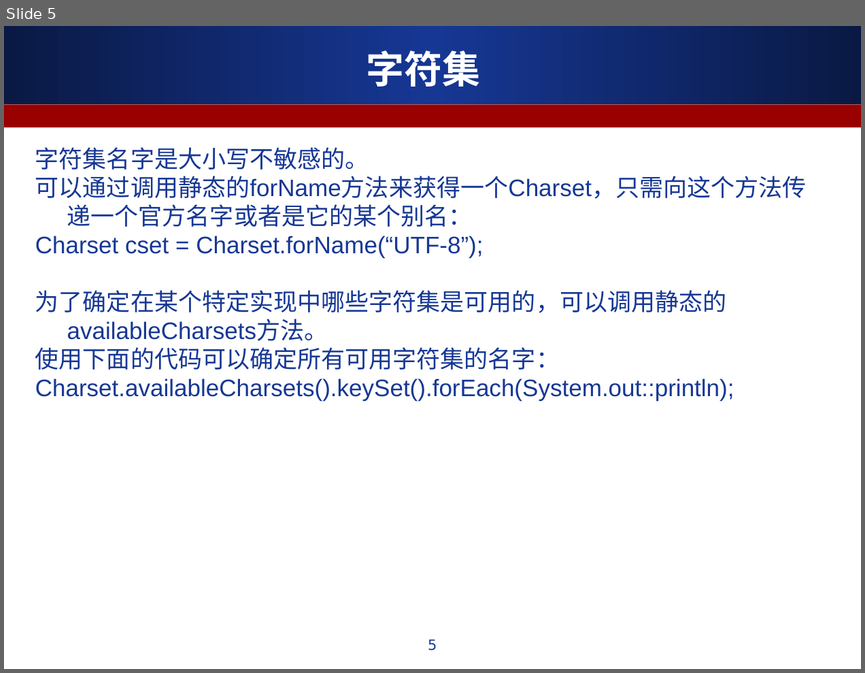
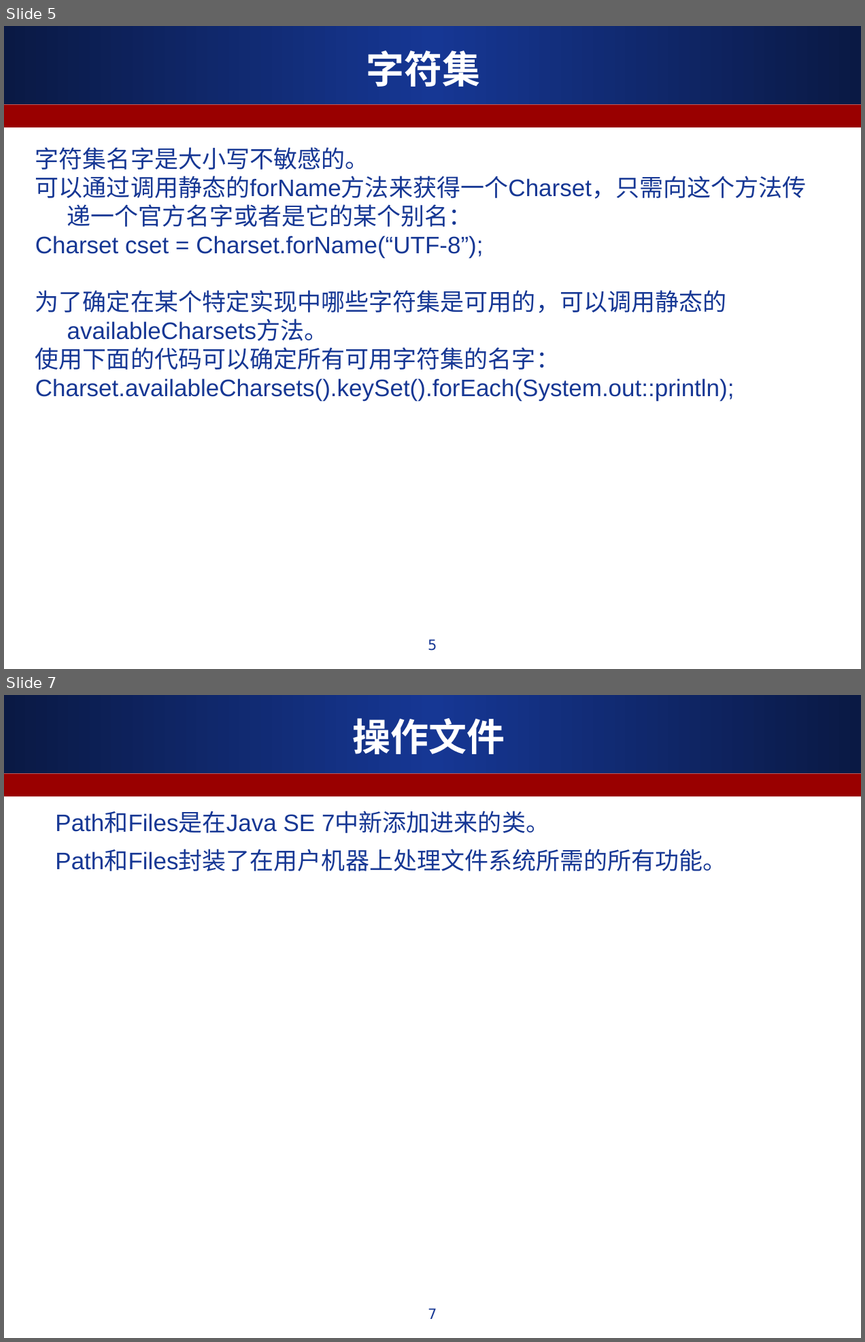
Before and after one commit to ALiberInc/Training, a slide deck: Java/第七章_流与文件.ppt. Shown one above the other, each under a label of ours: slide 5 before the commit, slides 5 and 7 after it; the slides between them are not shown. The pictures are 865x673 and 865x1342 pixels, drawn with LibreOffice and Linux fonts; fonts in the diff are those of the drawing. Boxes give left, top, right and bottom in pixels: in the first picture for what was removed or moved away, otherwise in the second. Text is boxed around its words. In the diff, an @@ line names an element or a change of style, - is before the commit and + after.

```diff
--- a/Java/第七章_流与文件.ppt
+++ b/Java/第七章_流与文件.ppt
@@ slide 7 added at bbox=[4, 695, 861, 1338], background #FFFFFF; not listed: 2 template elements that a slide beside it also shows @@
@@ title added at bbox=[353, 718, 505, 754], 32 pt, text #FFFFFF, bold @@
+操作文件
@@ text added at bbox=[55, 812, 727, 871], 20 pt, text #163794 @@
+Path和Files是在Java SE 7中新添加进来的类。
+Path和Files封装了在用户机器上处理文件系统所需的所有功能。
@@ page number added at bbox=[428, 1308, 436, 1319], 12 pt, text #163794 @@
+7
```
Also in this commit, not shown: 2 slides changed, 2 other slides added.
